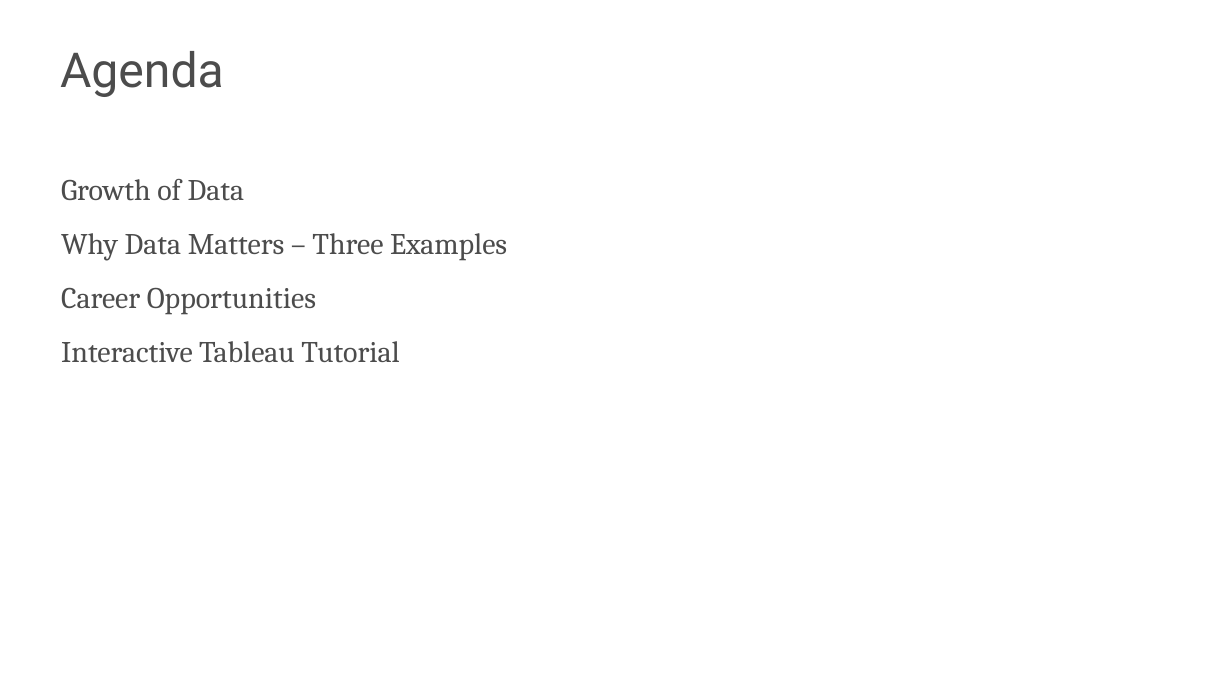
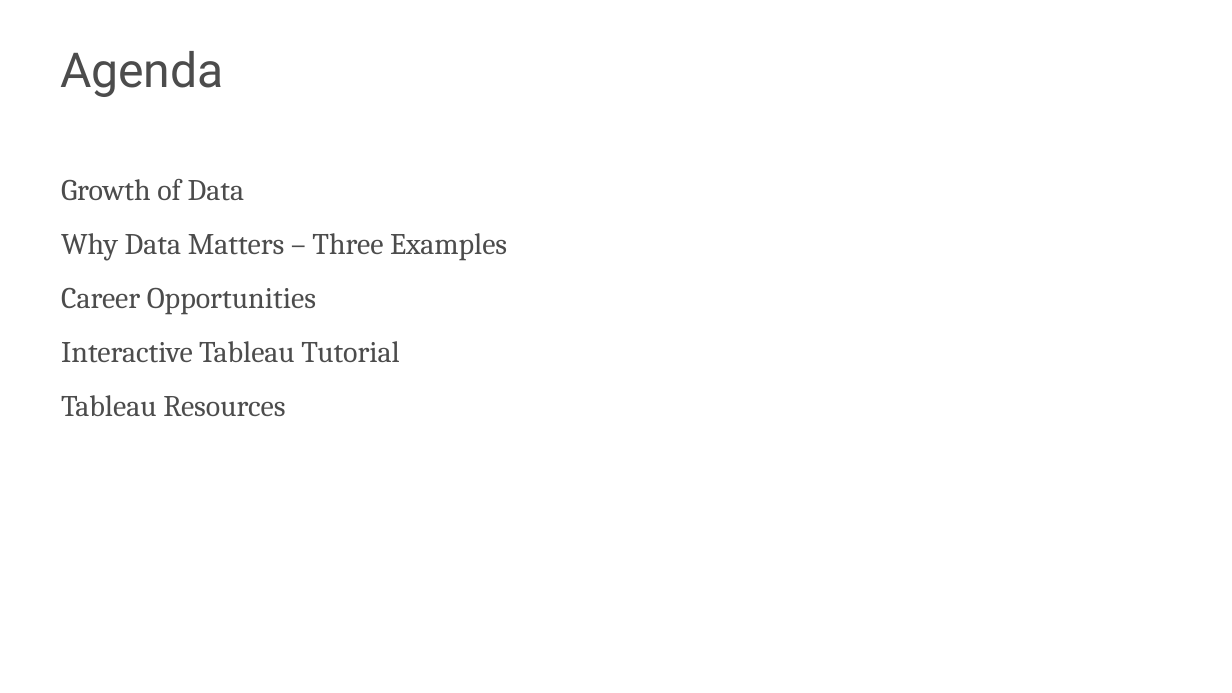
Before and after one commit to s-kyle-reed/data-lecture, a slide deck: slide 9 of lecture.pptx. Drawn at 1232x693 pixels with LibreOffice and Linux fonts; fonts in the diff are those of the drawing; background and template pictures are left out. Boxes give left, top, right and bottom in pixels: in the first picture for what was removed or moved away, otherwise in the second. Text is boxed around its words. In the diff, an @@ line names an element or a change of style, - is before the commit and + after.

```diff
--- a/lecture.pptx
+++ b/lecture.pptx
@@ text at box(61, 395, 285, 416): paragraph added @@
+Tableau Resources
```
Also in this commit, not shown: 1 other slide changed.
